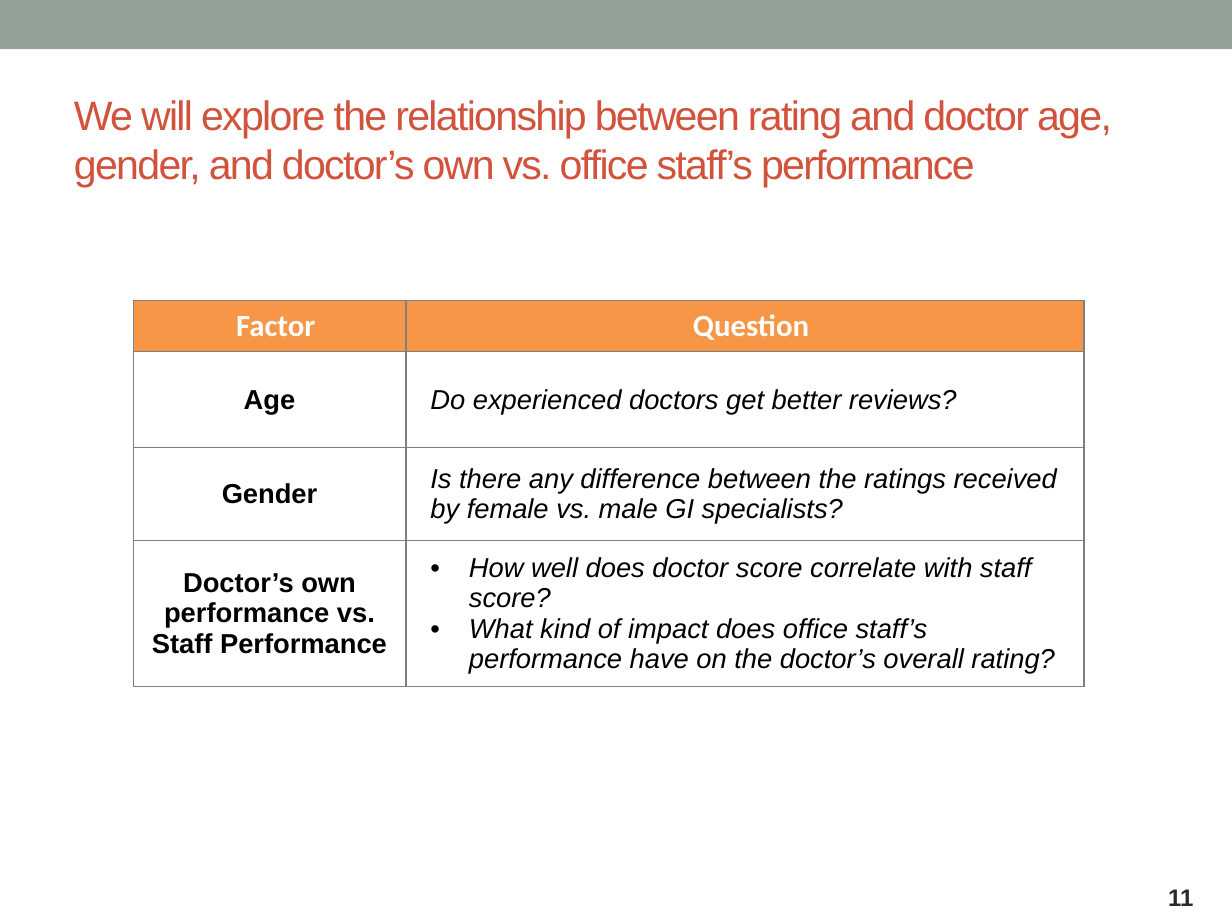
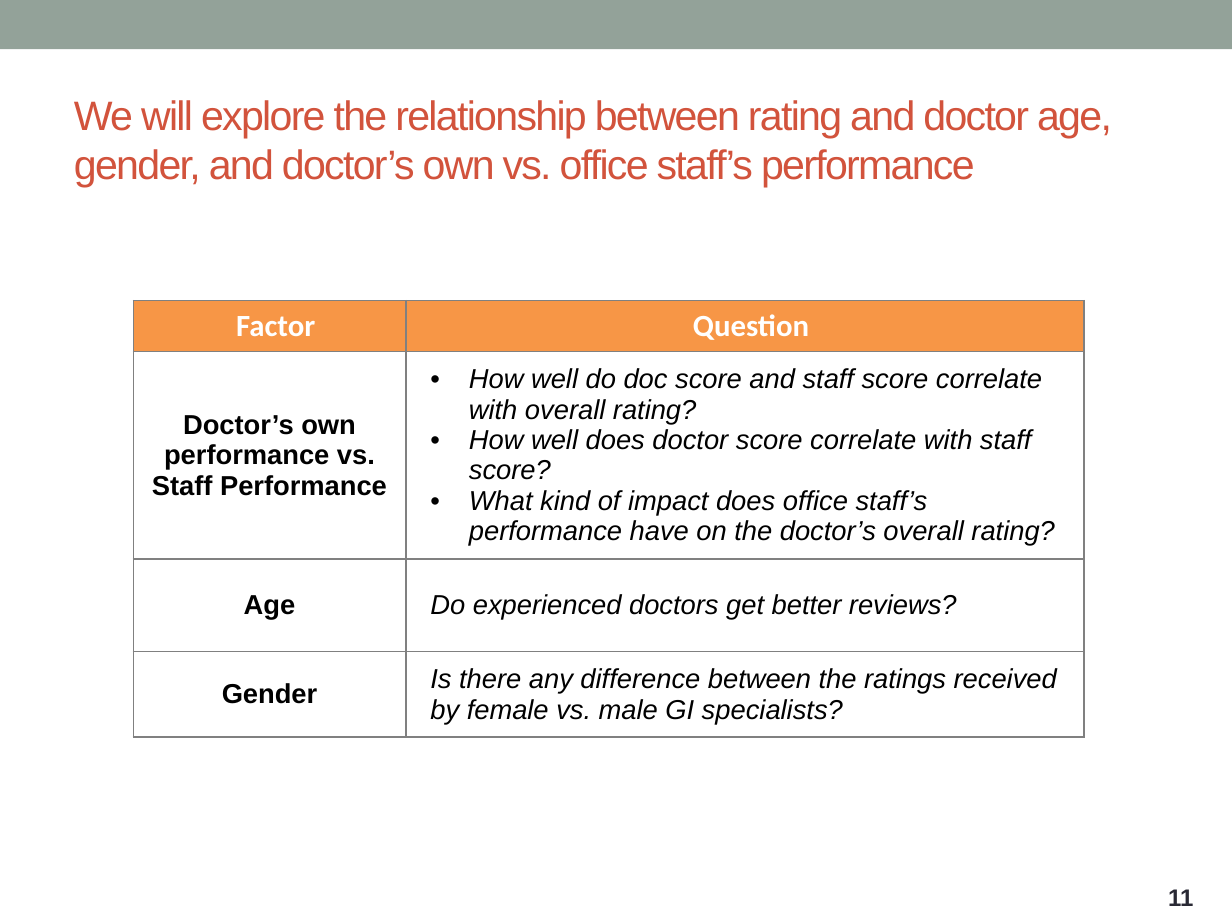
Before and after one commit to ntdsyq/webscraping_healthgrades, a slide deck: slide 11 of 2019-01-28 Webscraping project presentation (healthgrades physician reviews).pptx. Drawn at 1232x924 pixels with LibreOffice and Linux fonts; fonts in the diff are those of the drawing. Boxes give left, top, right and bottom in pixels: in the first picture for what was removed or moved away, otherwise in the second. Text is boxed around its words. In the diff, an @@ line names an element or a change of style, - is before the commit and + after.

```diff
--- a/2019-01-28 Webscraping project presentation (healthgrades physician reviews).pptx
+++ b/2019-01-28 Webscraping project presentation (healthgrades physician reviews).pptx
@@ table at [133,301,1084,756] @@
+row 2: Doctor’s own performance vs. Staff Performance | How well do doc score and staff score correlate with overall rating? / How well does doctor score correlate with staff score? / What kind of impact does office staff’s performance have on the doctor’s overall rating?
-row 4: Doctor’s own performance vs. Staff Performance | How well does doctor score correlate with staff score? / What kind of impact does office staff’s performance have on the doctor’s overall rating?
```
Also in this commit, not shown: 3 other slides changed.
